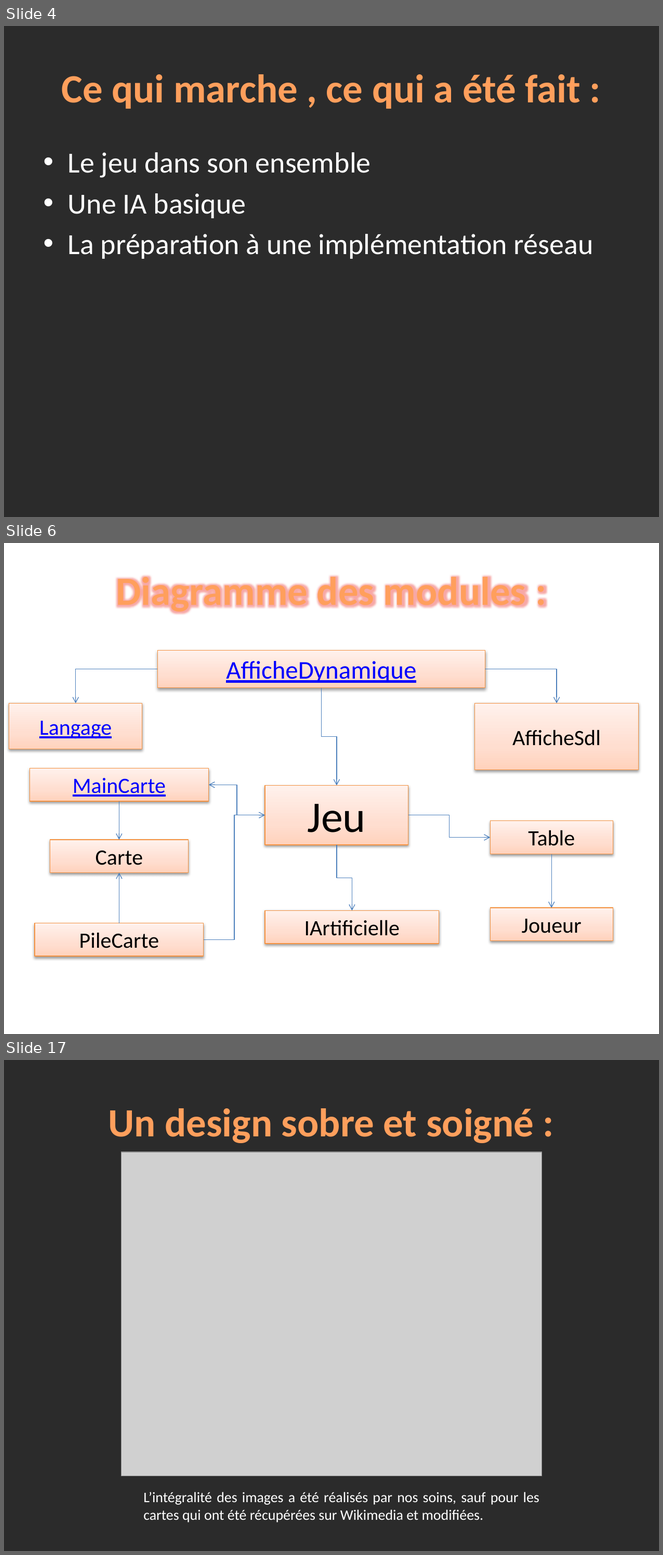
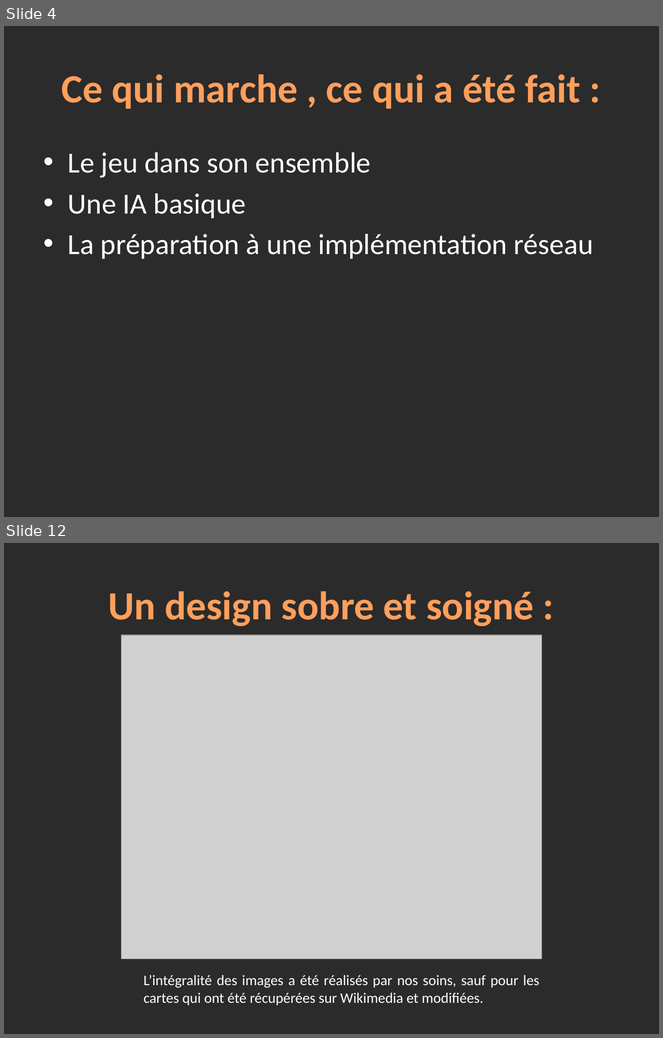
Before and after one commit to winbill/lifesevenpoker, a slide deck: Annexes/Presentation.pptx. Shown one above the other, each under a label of ours: slides 4, 6 and 17 before the commit, slides 4 and 12 after it; the slides between them are not shown. The pictures are 663x1555 and 663x1038 pixels, drawn with LibreOffice and Linux fonts; fonts in the diff are those of the drawing; grey boxes stand for pictures; background and template pictures are left out; a plain dark background stands for a picture behind light text. Boxes give left, top, right and bottom in pixels: in the first picture for what was removed or moved away, otherwise in the second. Text is boxed around its words. In the diff, an @@ line names an element or a change of style, - is before the commit and + after.

```diff
--- a/Annexes/Presentation.pptx
+++ b/Annexes/Presentation.pptx
@@ slide 6 removed at [4, 543, 659, 1034], background picture (left out) @@
@@ text removed at [116, 572, 527, 614] @@
-Diagramme des modules :
@@ rectangle removed at [157, 651, 485, 688] @@
-AfficheDynamique
@@ elbow arrow removed from (157, 669) to (75, 704) @@
@@ elbow arrow removed from (485, 669) to (557, 704) @@
@@ elbow arrow removed from (321, 688) to (337, 785) @@
@@ rectangle removed at [9, 704, 142, 749] @@
-Langage
@@ rectangle removed at [475, 704, 639, 770] @@
-AfficheSdl
@@ rectangle removed at [29, 768, 208, 801] @@
-MainCarte
@@ elbow arrow removed from (265, 815) to (208, 785) @@
@@ rectangle removed at [265, 785, 408, 845] @@
-Jeu
@@ elbow arrow removed from (119, 802) to (119, 840) @@
@@ elbow arrow removed from (204, 940) to (265, 815) @@
@@ elbow arrow removed from (408, 815) to (490, 838) @@
@@ rectangle removed at [490, 821, 613, 853] @@
-Table
@@ rectangle removed at [50, 840, 188, 873] @@
-Carte
@@ elbow arrow removed from (337, 845) to (352, 911) @@
@@ elbow arrow removed from (552, 854) to (552, 908) @@
@@ elbow arrow removed from (119, 924) to (119, 873) @@
@@ rectangle removed at [265, 911, 439, 943] @@
-IArtificielle
@@ rectangle removed at [490, 908, 613, 941] @@
-Joueur
@@ rectangle removed at [35, 924, 204, 956] @@
-PileCarte
@@ what was slide 17 is now slide 12 @@
```
Also in this commit, not shown: 2 slides changed, 5 slides added, 9 other slides removed.
